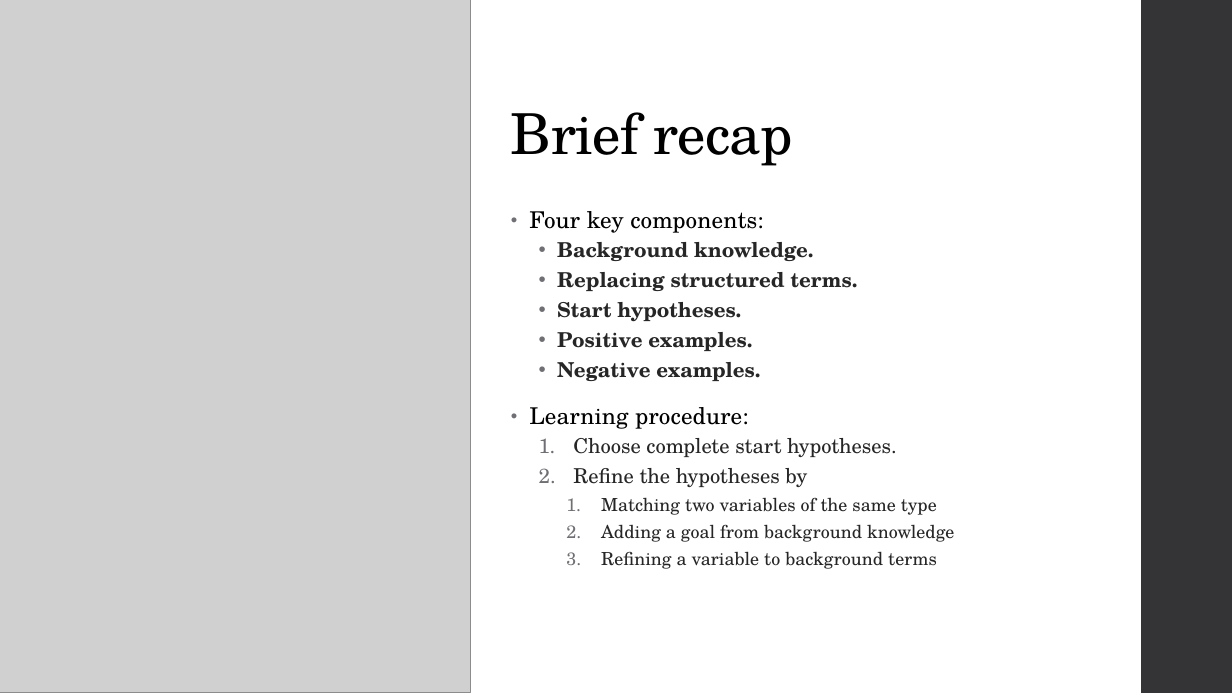
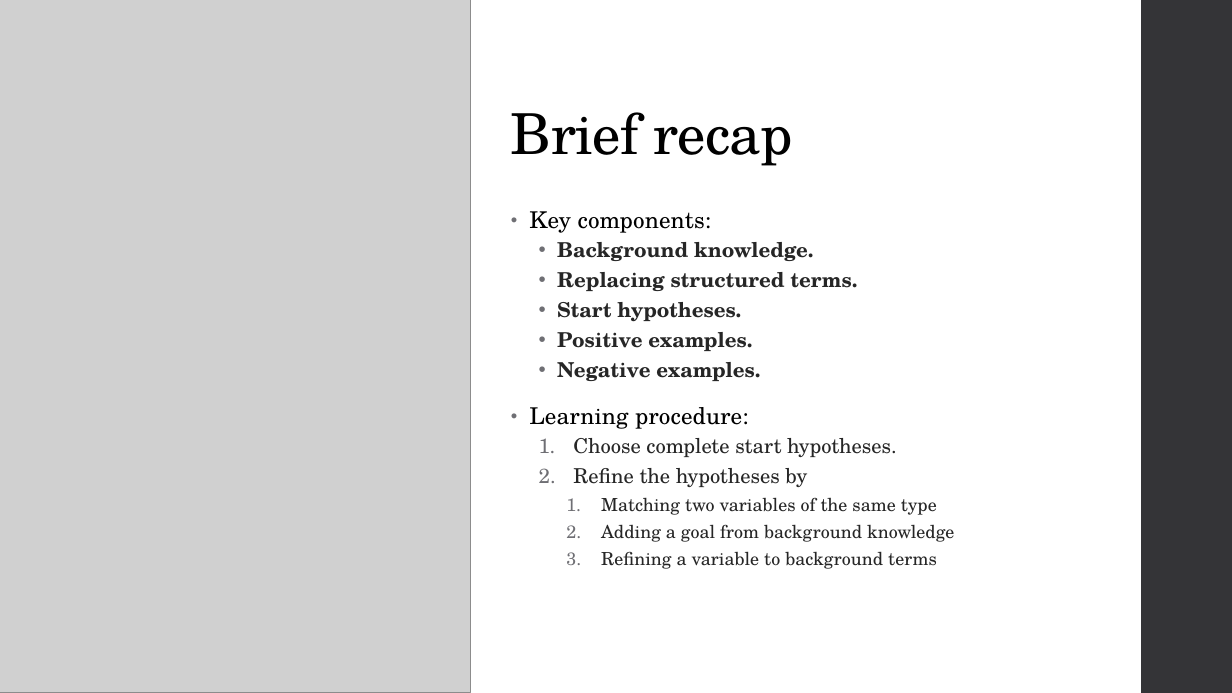
Before and after one commit to Alex-Dell1/ATAI_Maze_Project, a slide deck: slide 7 of ATAI_Presentation Hyper.pptx. Drawn at 1232x693 pixels with LibreOffice and Linux fonts; fonts in the diff are those of the drawing; grey boxes stand for pictures. Boxes give left, top, right and bottom in pixels: in the first picture for what was removed or moved away, otherwise in the second. Text is boxed around its words. In the diff, an @@ line names an element or a change of style, - is before the commit and + after.

```diff
--- a/ATAI_Presentation Hyper.pptx
+++ b/ATAI_Presentation Hyper.pptx
@@ text at [529, 211, 712, 233]: text changed @@
-• Four key components:
+• Key components:
```
Also in this commit, not shown: 2 other slides changed, 2 slides added.
